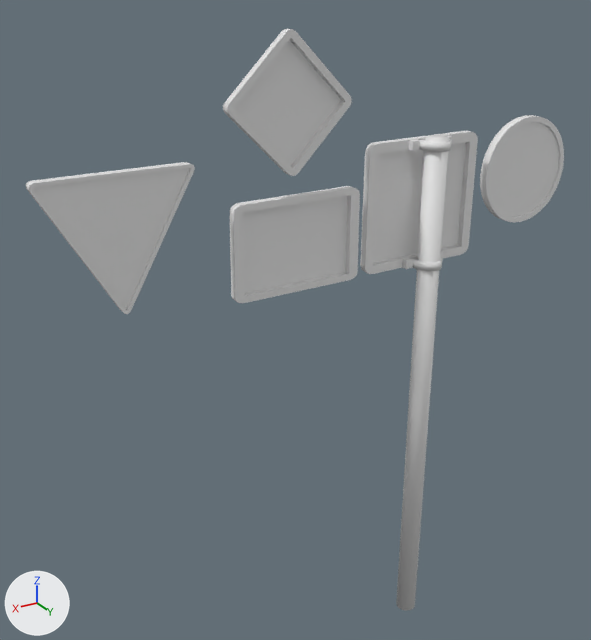
An edit to the Blender file Assets/Art/Models/trafficsigns.blend, drawn before and after from the same camera.
Both versions are drawn from a 50 mm lens placed at (4.58, 5.44, 1.69), pointed at (1.12, -0.33, -1.2). Arrows for +X, +Y and +Z are at lower left; the lights stay in place.
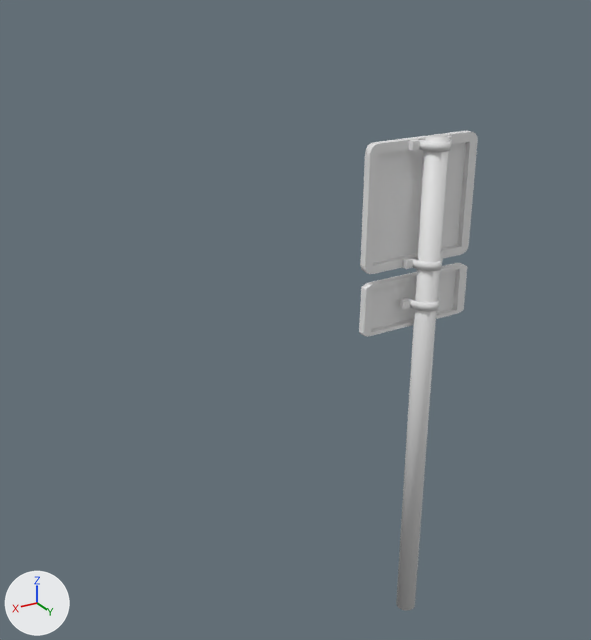
Commit message: added new sign

Pixel boxes (x1, y1, x2, y2) of what changed, in the pictures (591 x 640 px):
'Plane.001', moved, rescaled (17% narrower, 36% shorter): before (230, 186, 360, 303); after (359, 263, 467, 337)
'Plane.004', hidden: before (26, 162, 195, 314)
'Plane.003', hidden: before (223, 29, 352, 176)
'Circle', hidden: before (480, 115, 564, 222)
'Plane.007', added: after (400, 292, 440, 312)

What changed in the scene script:
```text
Add mat_material_002:
    mat_material_002 = principled_material('Material.002')
    mat_material_002.base_color = (0.8, 0.8, 0.8)  # white #e7e7e7
Add me_plane_007:
    me_plane_007.from_pydata(...)  # 60 vertices, 48 faces; spans x 0.109..0.561, y 0.109..0.561, z 0.003..0.234
    me_plane_007.materials.append(mat_material_002)  # its picture is missing
Change ob_circle:
    add ob_circle.hide_render = True
Change ob_plane_001:
    ob_plane_001.location: (1.28, -0.05, -0.37) -> (0.01, -0.05, -1.11)
    ob_plane_001.scale: (1.0, 1.0, 1.0) -> (1.0, 0.609, 1.0)
Change ob_plane_003:
    add ob_plane_003.hide_render = True
Change ob_plane_004:
    add ob_plane_004.hide_render = True
Add ob_plane_007:
    ob_plane_007 = bpy.data.objects.new('Plane.007', me_plane_007)
    ob_plane_007.location = (0.0, 0.0, -0.74)
    ob_plane_007.rotation_euler = (1.571, -0.785, -3.142)  # degrees (90, -45, -180)
    ob_plane_007.scale = (-0.776, -0.776, 1.0)
```
